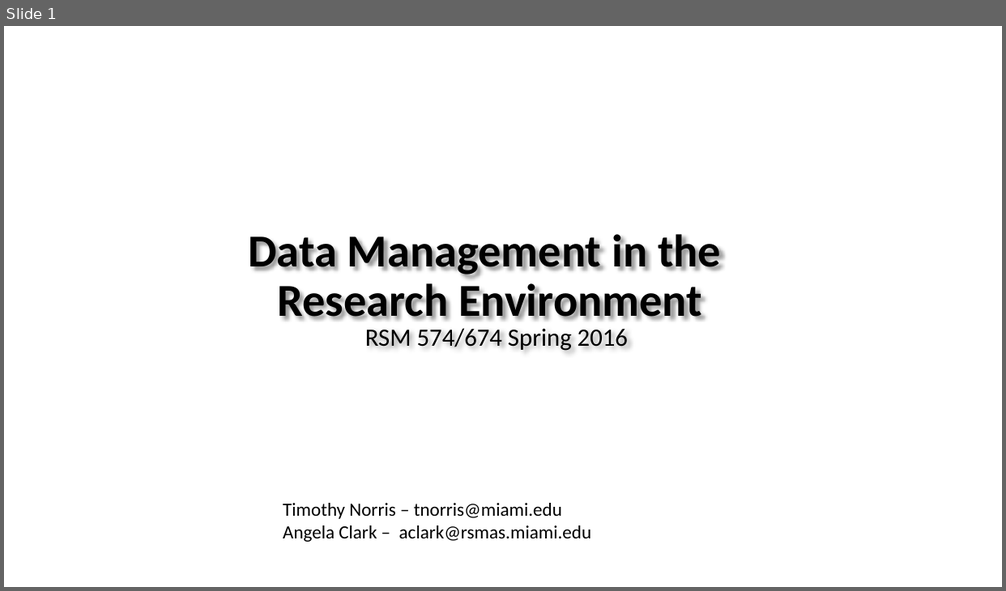
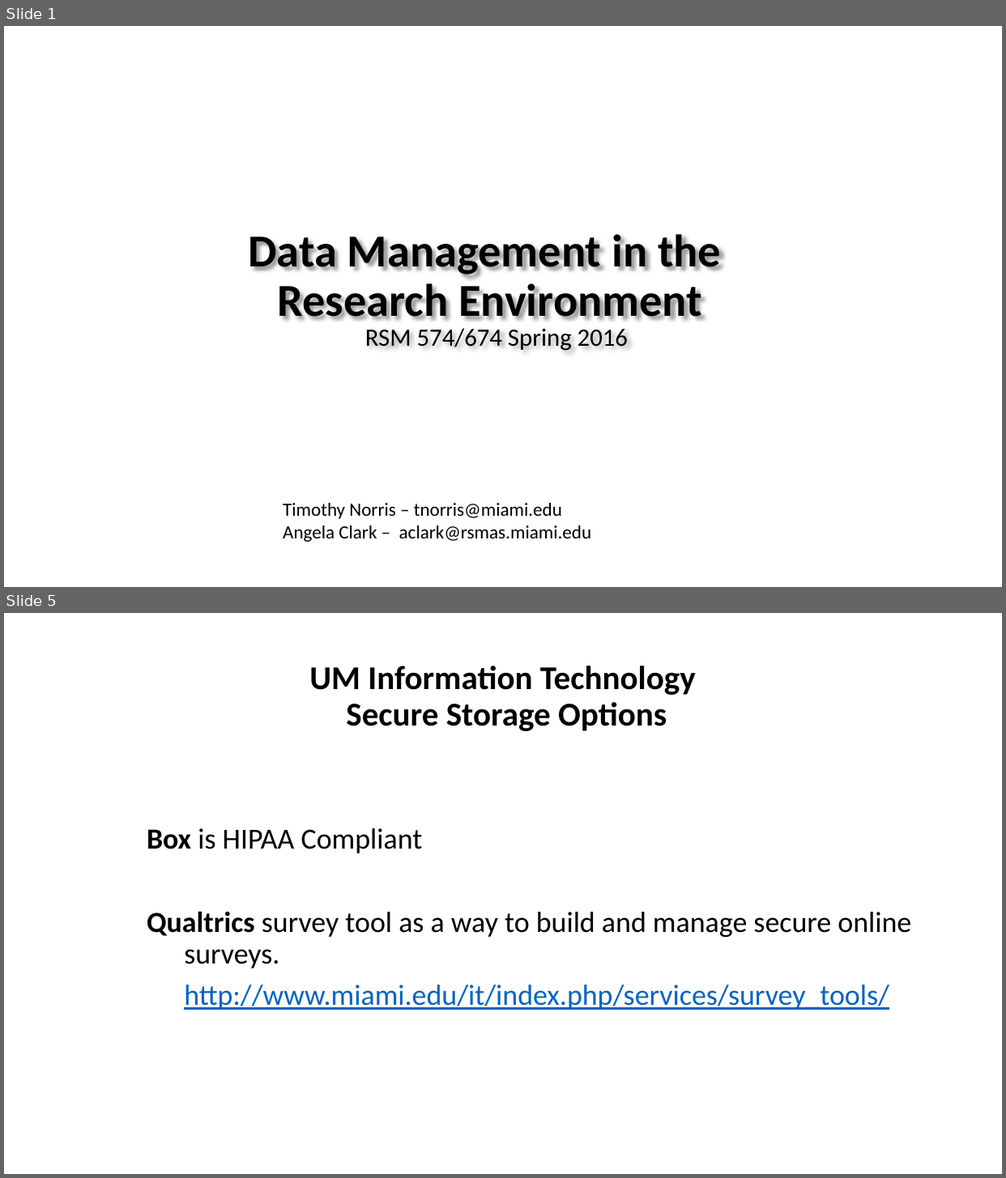
Before and after one commit to tibbben/teaching.data.literacy, a slide deck: UM_DataManagementClass/Lessons/05/05_SecondMeeting.pptx. Shown one above the other, each under a label of ours: slide 1 before the commit, slides 1 and 5 after it; the slides between them are not shown. The pictures are 1006x591 and 1006x1178 pixels, drawn with LibreOffice and Linux fonts; fonts in the diff are those of the drawing; background and template pictures are left out. Boxes give left, top, right and bottom in pixels: in the first picture for what was removed or moved away, otherwise in the second. Text is boxed around its words. In the diff, an @@ line names an element or a change of style, - is before the commit and + after.

```diff
--- a/UM_DataManagementClass/Lessons/05/05_SecondMeeting.pptx
+++ b/UM_DataManagementClass/Lessons/05/05_SecondMeeting.pptx
@@ slide 5 added at (x1=4, y1=613, x2=1002, y2=1174), background #FFFFFF @@
@@ title added at (x1=309, y1=666, x2=696, y2=731), 32 pt, text #000000, bold @@
+UM Information Technology
+Secure Storage Options
@@ text added at (x1=147, y1=828, x2=911, y2=1010), 28 pt, text #000000 @@
+Box is HIPAA Compliant
+Qualtrics survey tool as a way to build and manage secure online surveys.
+http://www.miami.edu/it/index.php/services/survey_tools/
```
Also in this commit, not shown: 2 slides changed, 26 other slides added, 2 other files.
